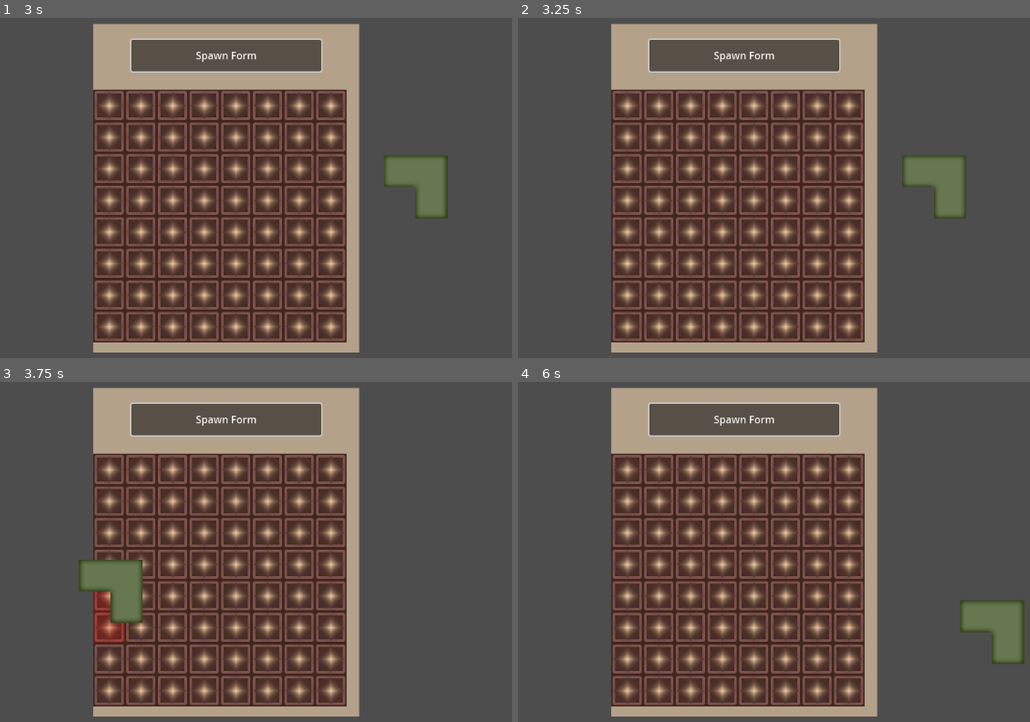
Above: before the commit, frames 1-4 (two rows, left to right).
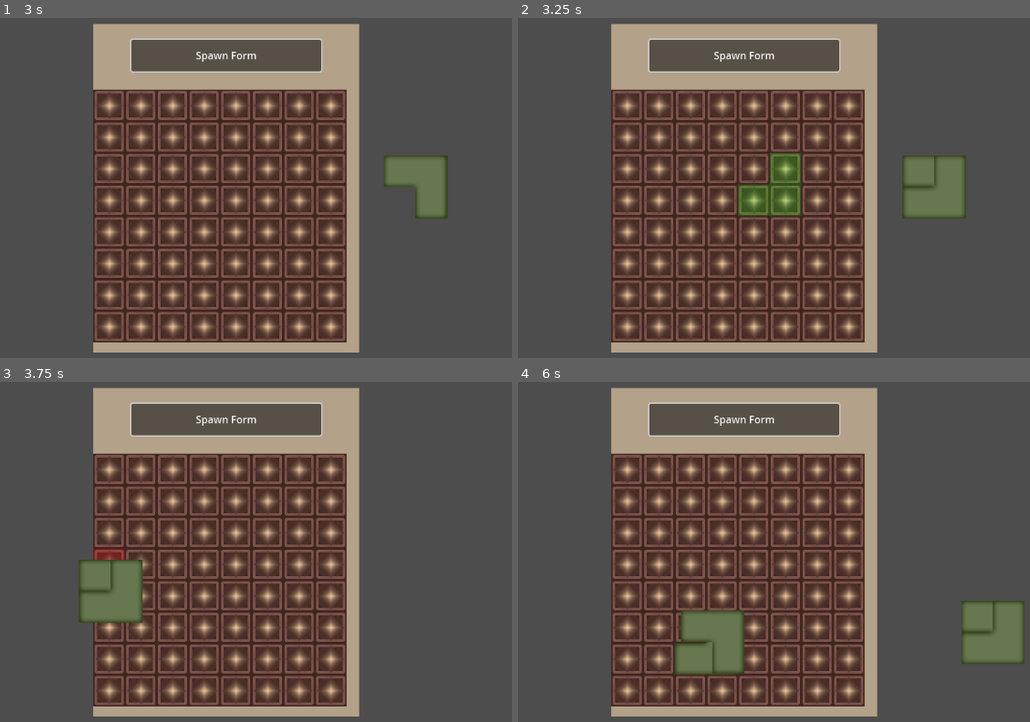
Above: after the commit, the same moments.

Repository: Bloham/LD54-Limited_Space
Game: Godot game, scene res://main.tscn
Same seed, same stepped clock (60 frames per second), same inputs: the game is played once before the commit and once after it. The project has no main scene, so this scene is started directly.
Inputs (mouse positions are in pixels of both pictures, inside the frame that each line leads up to):
- Up to frame 1 (3 s): click "Spawn Form" at 0.5 s; click "Spawn Form" at 1.25 s; click "Spawn Form" at 2 s; tap Enter at 2.75 s; move the mouse to (414, 188) at 2.77 s; click (414, 188) at 2.85 s
- Up to frame 2 (3.25 s): right-click (932, 188) at 3.05 s
- Up to frame 3 (3.75 s): tap Space at 3.5 s; move the mouse to (112, 592) at 3.52 s; right-click (112, 592) at 3.6 s
- Up to frame 4 (6 s): click (630, 592) at 3.8 s; tap Enter at 4.25, 5.75 s; move the mouse to (845, 480) at 4.27 s; click (845, 480) at 4.35 s; right-click (845, 480) at 4.55 s; tap Space at 5 s; move the mouse to (738, 654) at 5.02 s; right-click (738, 654) at 5.1 s; click (738, 654) at 5.3 s; move the mouse to (994, 633) at 5.77 s; click (994, 633) at 5.85 s

Frame 1 is identical in both runs. In frame 2, 2.3% of the frame differs, in the area x 42-82%, y 39-59%; in frame 3, 1.2%; in frame 4, 3.0%, in the area x 30-99%, y 64-87%.

Commit message:
Item Placement

Diff:
--- a/Item.gd
+++ b/Item.gd
@@ -23,3 +23,25 @@
 		for i in grid:
 			converter_array.push_back(int(i))
 		item_grids.push_back(converter_array)
+
+
+func rotate_item():
+	for grid in item_grids:
+		var temp_y = grid[0]
+		grid[0] = -grid[1]
+		grid[1] = temp_y
+	rotation_degrees += 90
+	if rotation_degrees >= 360:
+		rotation_degrees = 0
+
+
+func _snap_to(destination:Vector2):
+	var tween = get_tree().create_tween()
+	if int(rotation_degrees) % 180 == 0:
+		destination += IconRect_path.size/2
+	else:
+		var temp_xy_switch = Vector2(IconRect_path.size.y, IconRect_path.size.x)
+		destination += temp_xy_switch/2
+
+	tween.tween_property(self, "global_position", destination, 0.15).set_trans(Tween.TRANS_SINE)
+	selected = false
--- a/inventory.gd
+++ b/inventory.gd
@@ -21,7 +21,13 @@
 
 # Called every frame. 'delta' is the elapsed time since the previous frame.
 func _process(delta):
-	pass
+	if item_held:
+		if Input.is_action_just_pressed("mouse_rightclick"):
+			rotate_item()
+
+		if Input.is_action_just_pressed("mouse_leftclick"):
+			place_item()
+
 
 
 func create_slots():
@@ -88,3 +94,28 @@
 func clear_grid():
 	for grid in grid_array:
 		grid.set_color(grid.States.DEFAULT)
+
+
+func rotate_item():
+	item_held.rotate_item()
+	clear_grid()
+	if current_slot:
+		_on_slot_mouse_entered(current_slot)
+
+
+func place_item():
+	if not can_place or not current_slot:
+		#add visual or audio cues that you cant place the item here
+		return
+
+	var calculated_grid_id = current_slot.slot_ID + icon_ancor.x * col_count + icon_ancor.y
+	item_held._snap_to(grid_array[calculated_grid_id].global_position)
+
+	item_held.grid_ancor = current_slot
+	for grid in item_held.item_grids:
+		var grid_to_check = current_slot.slot_ID + grid[0] + grid[1] * col_count
+		grid_array[grid_to_check].state = grid_array[grid_to_check].States.TAKEN
+		grid_array[grid_to_check].item_stored = item_held
+
+	item_held = null
+	clear_grid()
--- a/project.godot
+++ b/project.godot
@@ -18,6 +18,19 @@
 
 DataHandler="*res://DataHandler.gd"
 
+[input]
+
+mouse_rightclick={
+"deadzone": 0.5,
+"events": [Object(InputEventMouseButton,"resource_local_to_scene":false,"resource_name":"","device":-1,"window_id":0,"alt_pressed":false,"shift_pressed":false,"ctrl_pressed":false,"meta_pressed":false,"button_mask":0,"position":Vector2(0, 0),"global_position":Vector2(0, 0),"factor":1.0,"button_index":2,"canceled":false,"pressed":false,"double_click":false,"script":null)
+]
+}
+mouse_leftclick={
+"deadzone": 0.5,
+"events": [Object(InputEventMouseButton,"resource_local_to_scene":false,"resource_name":"","device":-1,"window_id":0,"alt_pressed":false,"shift_pressed":false,"ctrl_pressed":false,"meta_pressed":false,"button_mask":0,"position":Vector2(0, 0),"global_position":Vector2(0, 0),"factor":1.0,"button_index":1,"canceled":false,"pressed":false,"double_click":false,"script":null)
+]
+}
+
 [rendering]
 
 renderer/rendering_method="gl_compatibility"
